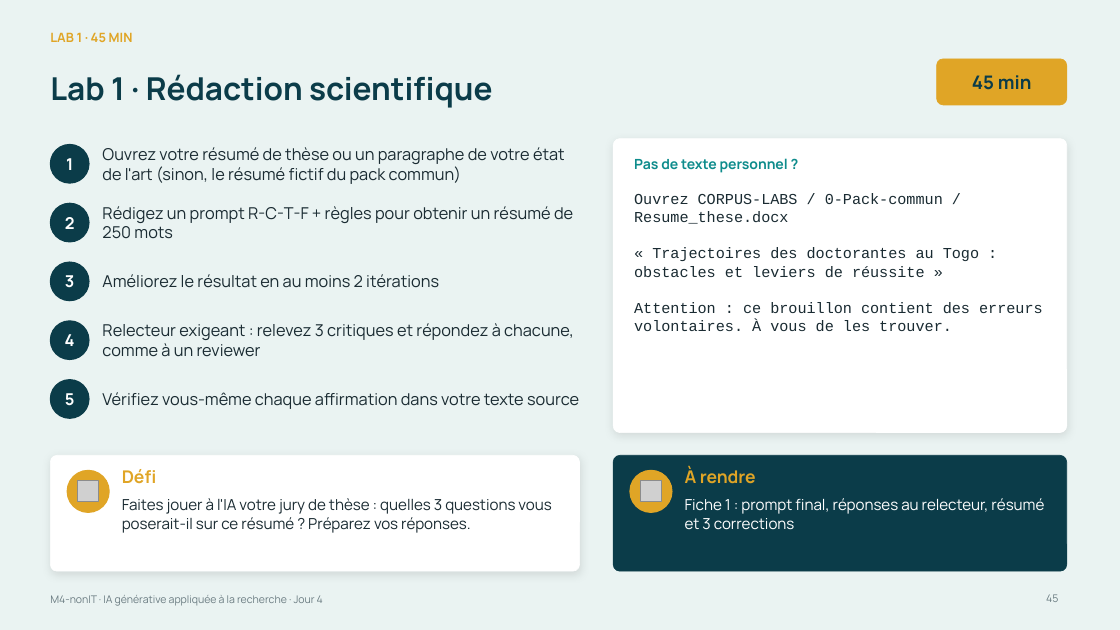
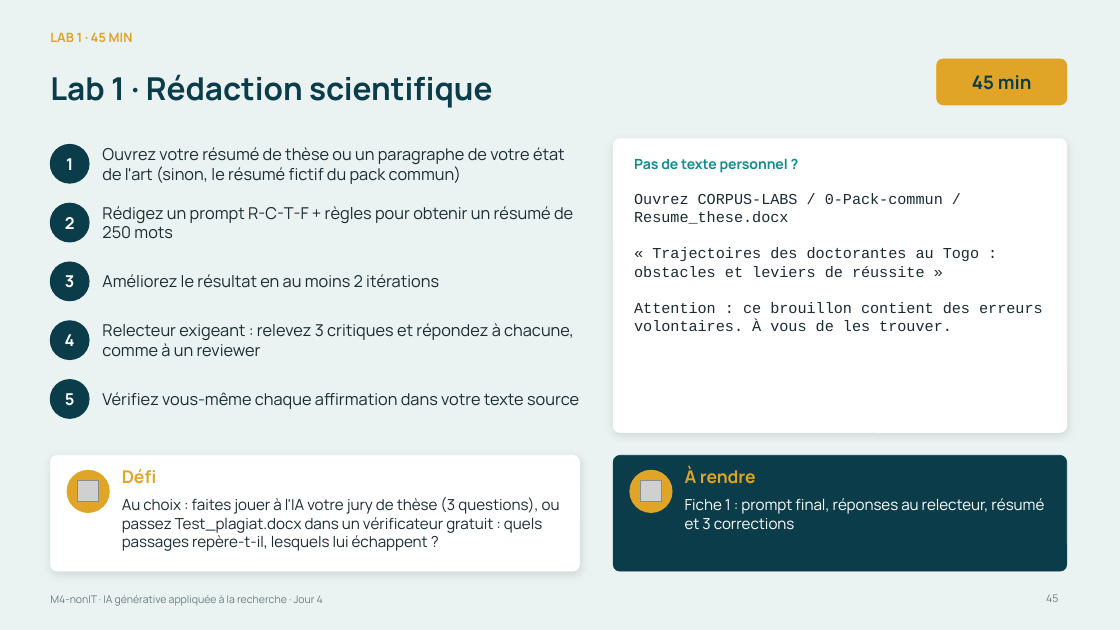
Before and after one commit to Amevi-isi/formation-chercheur-univ, a slide deck: slide 45 of module4_nonIT/M4-nonIT_IA_generative_appliquee.pptx. Drawn at 1120x630 pixels with LibreOffice and Linux fonts; fonts in the diff are those of the drawing; grey boxes stand for pictures. Boxes give left, top, right and bottom in pixels: in the first picture for what was removed or moved away, otherwise in the second. Text is boxed around its words. In the diff, an @@ line names an element or a change of style, - is before the commit and + after.

```diff
--- a/module4_nonIT/M4-nonIT_IA_generative_appliquee.pptx
+++ b/module4_nonIT/M4-nonIT_IA_generative_appliquee.pptx
@@ text at [122,497,560,551]: text changed @@
-Faites jouer à l'IA votre jury de thèse : quelles 3 questions vous poserait-il sur ce résumé ? Préparez vos réponses.
+Au choix : faites jouer à l'IA votre jury de thèse (3 questions), ou passez Test_plagiat.docx dans un vérificateur gratuit : quels passages repère-t-il, lesquels lui échappent ?
```
Also in this commit, not shown: 1 other slide changed, 1 slide added, 1 slide removed, 8 other files.
